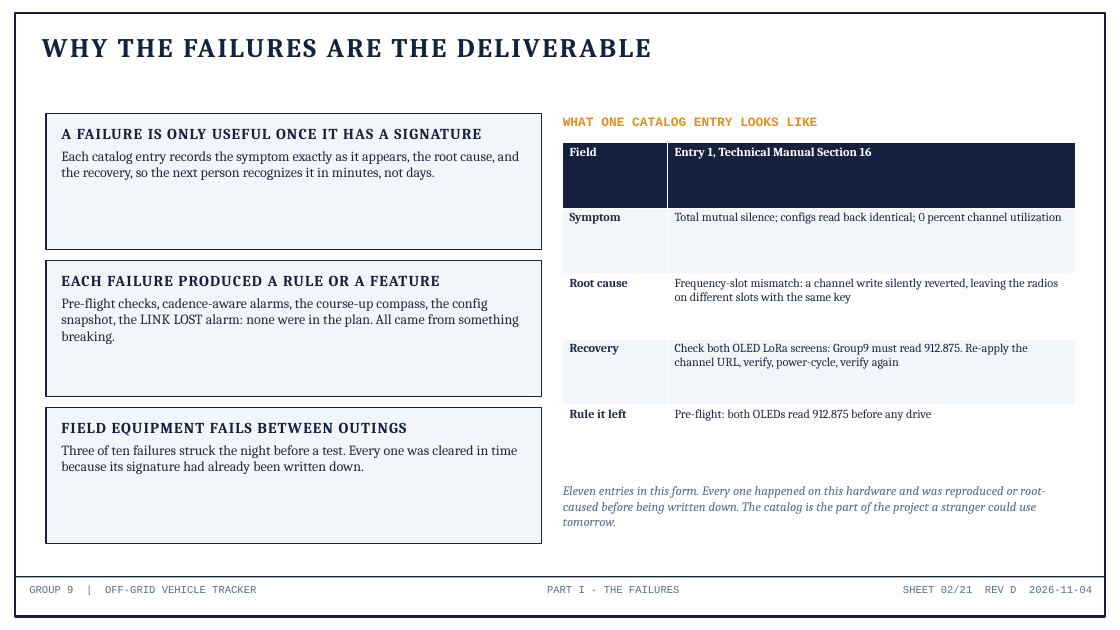
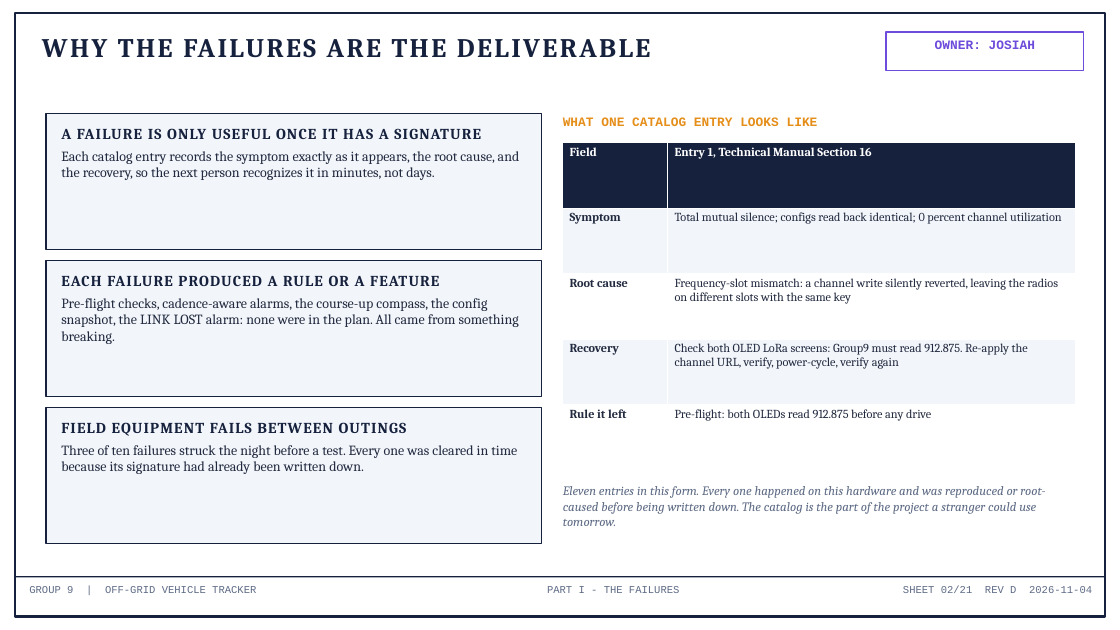
Before and after one commit to deosgracius/offgrid-vehicle-tracker, a slide deck: slide 2 of docs/presentations/Group9_Presentation.pptx. Drawn at 1120x630 pixels with LibreOffice and Linux fonts; fonts in the diff are those of the drawing. Boxes give left, top, right and bottom in pixels: in the first picture for what was removed or moved away, otherwise in the second. Text is boxed around its words. In the diff, an @@ line names an element or a change of style, - is before the commit and + after.

```diff
--- a/docs/presentations/Group9_Presentation.pptx
+++ b/docs/presentations/Group9_Presentation.pptx
@@ rectangle added at (886,32,1084,71), fill #FFFFFF, outline #6D4BDB 1.5 pt @@
@@ text added at (935,40,1035,49), 11 pt, text #6D4BDB, bold @@
+OWNER: JOSIAH
```
Also in this commit, not shown: 8 other slides changed, 1 other file.
